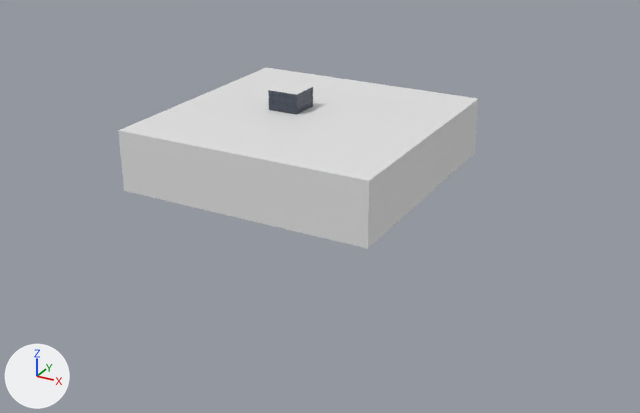
Before and after pictures for a commit that changed the glTF model examples/lightvolume/lightvolume.glb.
Rendered twice from a 50 mm lens placed at (102.1, -179.7, 75.9), pointed at (7.0, -6.9, -10.5). The axes (+X, +Y, +Z) are drawn at lower left. The lights are the same throughout. The picture after the commit comes second. Vertices at exactly the same position are counted once.

The first picture shows 'LightVolume', 'Map'.
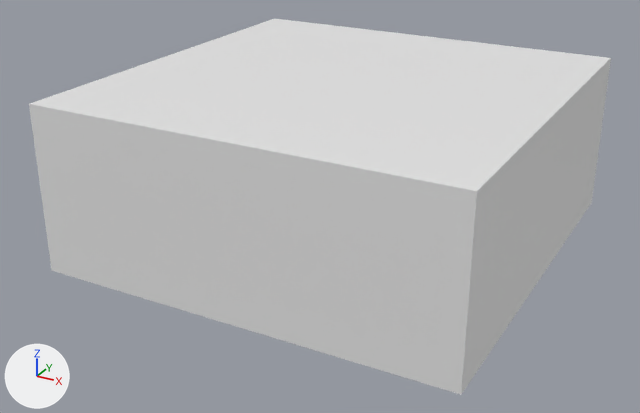
Where the change shows, as pixel boxes (x1, y1, x2, y2) in the pictures (640 x 413 px):
'LightVolume', moved, rescaled (61% wider, 107% taller)
    before: (118, 68, 479, 249)
    after: (29, 19, 611, 395)
part 2 of me_cube_001, built on
    before: (268, 82, 293, 111)
part 3 of me_cube_001, surface changed
    before: (269, 86, 313, 115)

The change in detail:
me_cube_007 is used by ob_lightvolume; location (0.0, 0.0, 0.0).
me_cube_007 had 8 vertices, 12 faces and spanned x -32.0..32.0, y -32.0..32.0, z -5.0..10.0.
me_cube_007 now has 8 vertices, 12 faces and spans x -50.0..50.0, y -50.0..50.0, z -20.0..20.0.
me_cube_007 part 1: the whole mesh is scaled about its middle by (1.56, 1.56, 2.67), then moved by (0.0, 0.0, -2.5).
me_cube_001 is used by ob_map; location (0.0, 0.0, 0.0).
me_cube_001 had 1322 vertices, 2612 faces and spanned x -10.0..25.0, y -13.8..14.0, z -6.0..15.0.
me_cube_001 now has 2403 vertices, 4806 faces and spans x -22.0..53.0, y -20.0..14.0, z -6.0..15.0.
me_cube_001 part 2: 102 vertices moved from x -10.0..-6.0, y -11.0..6.0, z -2.0..15.0 to x -12.3..-6.0, y -13.2..6.0, z -2.0..15.0; 25 vertices removed from x -10.0..-8.7, y -11.0..6.0, z -2.0..15.0; 313 vertices added at x -22.0..-7.3, y -20.0..6.0, z -2.0..15.0.
me_cube_001 part 3: 2064 kept faces spanning x -12.3..38.0, y -13.8..14.0, z -6.0..15.0 get new texture (UV) coordinates.
Other edits to the shape of me_cube_001 do not show in these pictures.
Object 'LightVolume' (ob_lightvolume) moves from (0.0, 0.0, 0.0) to (10.0, 0.0, 0.0).
